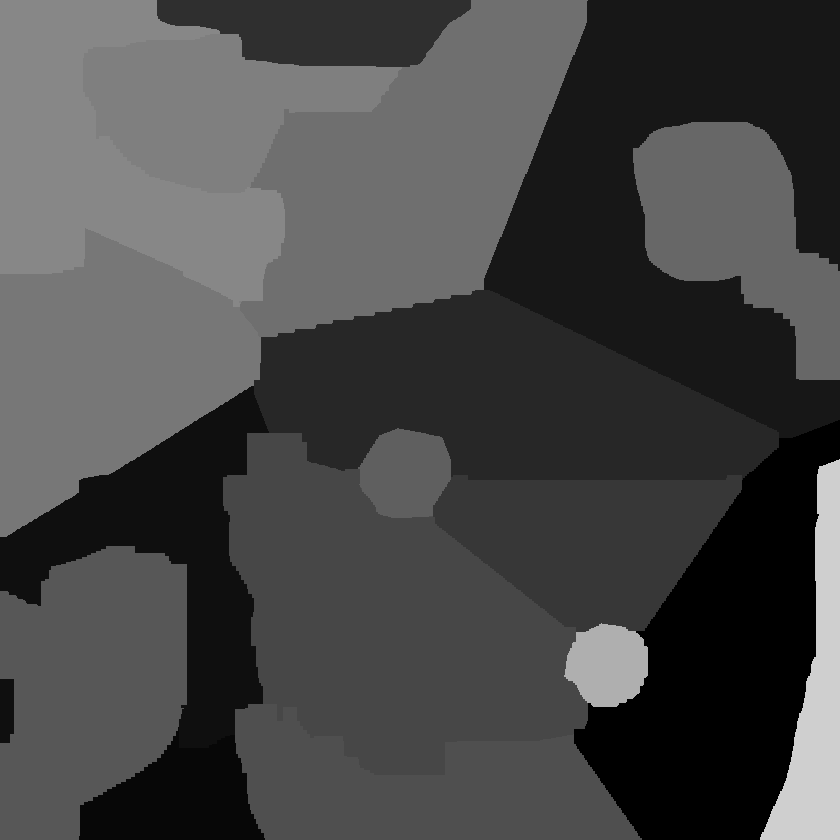
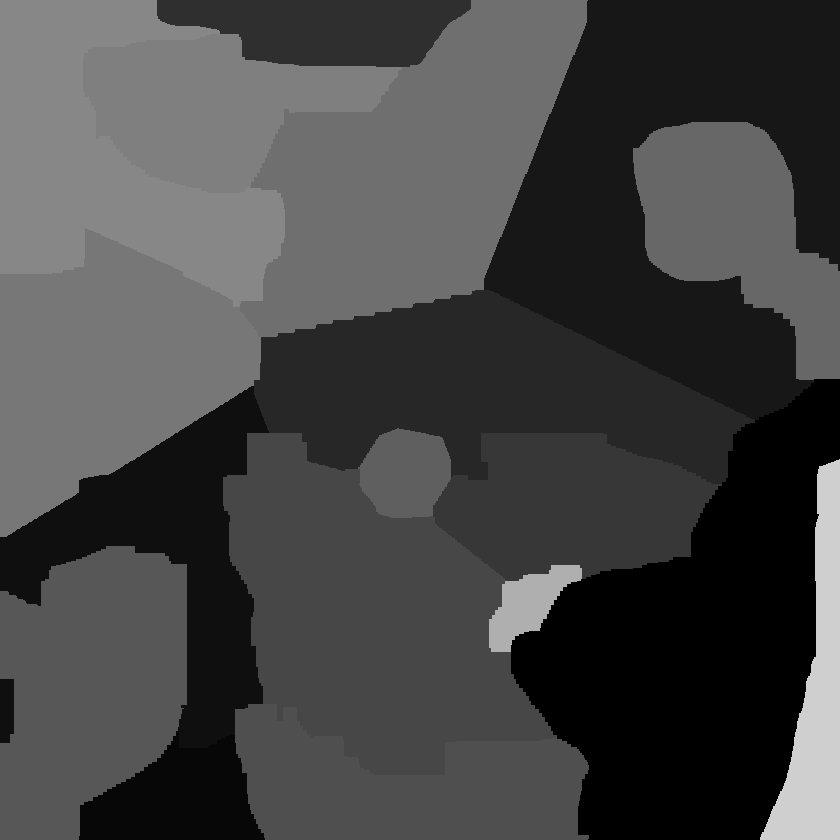
Before/after of a 840px x 840px layered artwork. What changed in the layer stack:
painted on "BiomeKey.png" over [481, 379, 840, 840]
